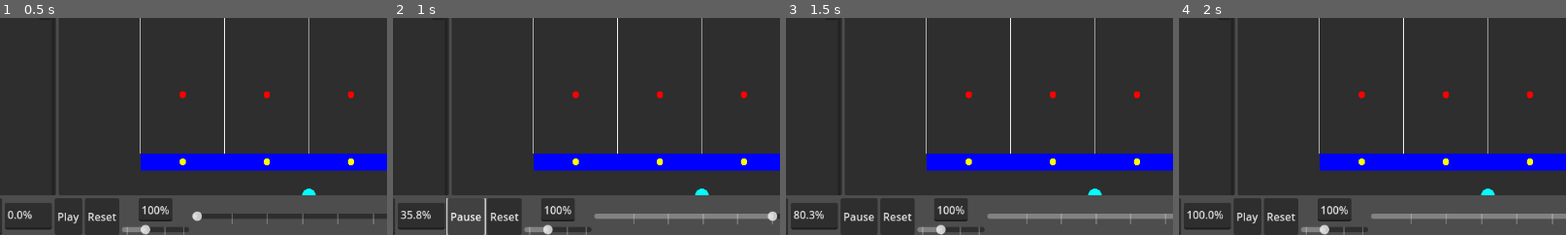
Above: before the commit, frames 1-4 (left to right).
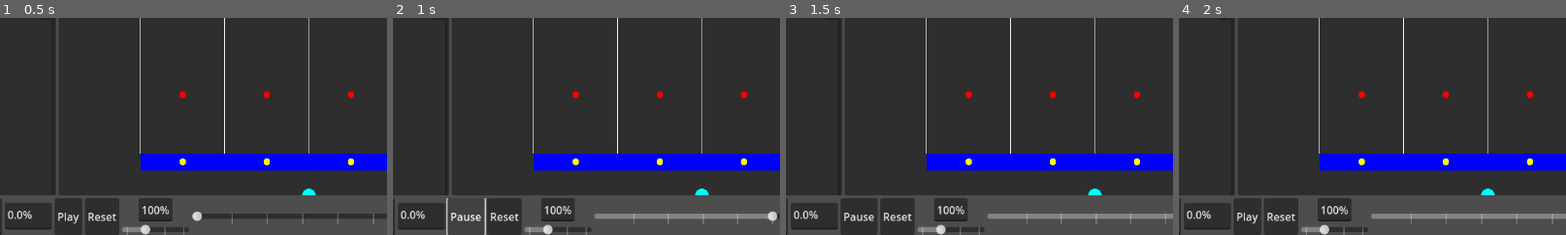
Above: after the commit, the same moments.

Repository: NothermanVEVO/June
Game: Godot game, scene res://Editor/Editor Composer.tscn
Same seed, same stepped clock (60 frames per second), same inputs: the game is played once before the commit and once after it. This scene is started directly instead of the project's main scene. Sound files missing from this copy of the repository are replaced by a short silence.
Inputs:
- Up to frame 1 (0.5 s): no input
- Up to frame 2 (1 s): click "Play" at 0.5 s
- Up to frame 3 (1.5 s): click "File" at 1.25 s
- Up to frame 4 (2 s): no input
The pictures show only the part of the screen within x 10-60%, y 50-100%; the shares and areas given below are measured in that part.

Frame 1 is identical in both runs. In frame 2, 0.2% of the frame differs, in the area x 2-10%, y 88-93%; in frame 3, 0.2%; in frame 4, 0.3%, in the area x 2-12%, y 88-93%.

Commit message:
2025/08/08 - 001
- Created HoldNoteEditor
- Created NoteInfo, handles both Notes and it's informations
- Solved bug from the TimeText and the TimePercentageText

Diff:
--- a/beat-the-beat/Editor/Game.gd
+++ b/beat-the-beat/Editor/Game.gd
@@ -8,11 +8,11 @@
 @onready var focus_effect : ReferenceRect = $"Focus Effect"
 @onready var soundboard : SoundBoard = $"../../../SoundBoard"
 
-var sample_tap_note : NoteEditor
+var sample_tap_note : Note
 
 var _hit_zone_y : float
 
-var _currently_hold_note : HoldNote
+var _currently_hold_note : HoldNoteEditor
 
 var _is_mouse_inside : bool = false
 
@@ -28,7 +28,7 @@
 
 	resized.connect(_resized)
 
-	sample_tap_note = NoteEditor.new(0, true)
+	sample_tap_note = Note.new(0)
 	add_child(sample_tap_note)
 	sample_tap_note.position = Vector2(-10000000, -10000000)
 	sample_tap_note.modulate = Color(1, 1, 1, 0.5)
@@ -134,7 +134,7 @@
 		#print(NoteHolder.get_local_pos_y(size.y - Note.height / 2, - Note.height / 2, sample_tap_note.get_time(), time_pos, time_pos + NoteHolder.SECS_SIZE_Y))
 
 		if Input.is_action_just_pressed("Add Item"):
-			gear.add_note_at(idx, NoteEditor.new(sample_tap_note.get_time()))
+			gear.add_note_at(idx, NoteEditor.new(sample_tap_note.get_time(), global_position.y))
 	else: # DIDN'T FIND A NOTE HOLD
 		sample_tap_note.visible = false
 
@@ -156,7 +156,7 @@
 		sample_tap_note.set_time(mouse_time_pos_y)
 
 		if Input.is_action_just_pressed("Add Item"):
-			_currently_hold_note = HoldNote.new(mouse_time_pos_y, mouse_time_pos_y)
+			_currently_hold_note = HoldNoteEditor.new(mouse_time_pos_y, mouse_time_pos_y, global_position.y)
 			gear.add_note_at(idx, _currently_hold_note)
 		elif Input.is_action_pressed("Add Item"):
 			_currently_hold_note.set_end_time(mouse_time_pos_y)
--- /dev/null
+++ b/beat-the-beat/Editor/HoldNoteEditor.gd
@@ -0,0 +1,53 @@
+extends HoldNote
+
+class_name HoldNoteEditor
+
+@onready var _note_info_scene : PackedScene = preload("res://Editor/NoteInfo.tscn")
+var _note_info : NoteInfo
+
+var _min_global_pos_y : float
+
+func _init(start_time : float, end_time : float, min_global_pos_y : float) -> void:
+	_start_time = start_time
+	_end_time = end_time
+	_min_global_pos_y = min_global_pos_y
+
+	set_time(_start_time)
+
+	_start_note.texture = START_NOTE_IMG
+	_middle_note.texture = MIDDLE_NOTE_IMG
+	_end_note.texture = END_NOTE_IMG
+
+	add_child(_start_note)
+	_start_note.size = Vector2(NoteHolder.width, height / 2)
+	_start_note.position = Vector2(0, _start_note.size.y)
+
+	var end_pos = NoteHolder.get_local_pos_y_correct(0, Gear.get_max_size_y(), end_time - start_time, 0, NoteHolder.SECS_SIZE_Y)
+	add_child(_end_note)
+	_end_note.size = Vector2(NoteHolder.width, Note.height / 2)
+	_end_note.position = Vector2(0, -end_pos)
+
+	add_child(_middle_note)
+	_middle_note.size = Vector2(NoteHolder.width, abs(_start_note.position.y - (_end_note.position.y + _end_note.size.y)))
+	_middle_note.position = Vector2(0, _start_note.position.y - _middle_note.size.y)
+
+func _ready() -> void:
+	_note_info = _note_info_scene.instantiate()
+	add_child(_note_info)
+	_note_info.visible = false
+	_note_info.set_type(NoteInfo.Type.HOLD)
+
+func _process(delta: float) -> void:
+	var mouse_pos := get_global_mouse_position()
+
+	var rect := Rect2(_end_note.global_position, Vector2(_start_note.size.x, _start_note.size.y + _middle_note.size.y + _end_note.size.y))
+
+	if rect.has_point(mouse_pos) and Input.is_action_just_pressed("Inspect Note"):
+		if mouse_pos.y - _note_info.size.y < _min_global_pos_y:
+			_note_info.global_position = Vector2(mouse_pos.x, mouse_pos.y)
+		else:
+			_note_info.global_position = Vector2(mouse_pos.x, mouse_pos.y - _note_info.size.y)
+		_note_info.visible = true
+	elif _note_info.visible and not _note_info.get_global_rect().has_point(mouse_pos) and (
+			Input.is_action_just_pressed("Add Item") or Input.is_action_just_pressed("Inspect Note")):
+		_note_info.visible = false
--- a/beat-the-beat/Editor/NoteEditor.gd
+++ b/beat-the-beat/Editor/NoteEditor.gd
@@ -2,22 +2,34 @@
 
 class_name NoteEditor
 
-var _text : RichTextLabel = RichTextLabel.new()
+@onready var _note_info_scene : PackedScene = preload("res://Editor/NoteInfo.tscn")
+var _note_info : NoteInfo
 
-func _init(current_time : float, display : bool = false) -> void:
+var _min_global_pos_y : float
+
+func _init(current_time : float, min_global_pos_y : float) -> void:
 	_current_time = current_time
+	_min_global_pos_y = min_global_pos_y
 
 	texture = NORMAL_NOTE_IMG
 	size = Vector2(NoteHolder.width, height)
 	position = Vector2(-size / 2)
 	z_index = 1
-	add_child(_text)
-	_text.custom_minimum_size = size
-	_text.position = Vector2(size.x / 2, -size.y / 2)
-	visible = display
 
-func _physics_process(delta: float) -> void:
-	_text.text = str(_current_time)
+func _ready() -> void:
+	_note_info = _note_info_scene.instantiate()
+	add_child(_note_info)
+	_note_info.visible = false
+	_note_info.set_type(NoteInfo.Type.TAP)
 
-func display_text(display : bool) -> void:
-	visible = display
+func _process(delta: float) -> void:
+	var mouse_pos := get_global_mouse_position()
+	if get_global_rect().has_point(mouse_pos) and Input.is_action_just_pressed("Inspect Note"):
+		if _note_info.global_position.y - _note_info.size.y < _min_global_pos_y:
+			_note_info.position = Vector2(get_local_mouse_position().x, get_local_mouse_position().y)
+		else:
+			_note_info.position = Vector2(get_local_mouse_position().x, get_local_mouse_position().y - _note_info.size.y)
+		_note_info.visible = true
+	elif _note_info.visible and not _note_info.get_global_rect().has_point(mouse_pos) and (
+			Input.is_action_just_pressed("Add Item") or Input.is_action_just_pressed("Inspect Note")):
+		_note_info.visible = false
--- /dev/null
+++ b/beat-the-beat/Editor/NoteInfo.gd
@@ -0,0 +1,36 @@
+extends PanelContainer
+
+class_name NoteInfo
+
+@onready var _start_time := $"InfoVBox/Start Time"
+@onready var _end_time := $"InfoVBox/End Time"
+@onready var _sfx := $InfoVBox/SFX
+@onready var _locked := $InfoVBox/Locked
+@onready var _power := $InfoVBox/Power
+
+enum Type{TAP, HOLD}
+
+func set_type(type : Type) -> void:
+	match type:
+		Type.TAP:
+			_end_time.visible = false
+		Type.HOLD:
+			_end_time.visible = true
+
+func set_start_time(start_time : String) -> void:
+	pass
+
+func set_end_time(end_time : String) -> void:
+	pass
+
+func _on_start_time_text_changed() -> void:
+	pass # Replace with function body.
+
+func _on_end_time_text_changed() -> void:
+	pass # Replace with function body.
+
+func _on_locked_pressed() -> void:
+	pass # Replace with function body.
+
+func _on_power_pressed() -> void:
+	pass # Replace with function body.
--- /dev/null
+++ b/beat-the-beat/Editor/NoteInfo.tscn
@@ -0,0 +1,42 @@
+[gd_scene load_steps=2 format=3 uid="uid://b82iibq8fpgqn"]
+
+[ext_resource type="Script" uid="uid://dvq0k3sxpd7x0" path="res://Editor/NoteInfo.gd" id="1_feaks"]
+
+[node name="Note Info" type="PanelContainer"]
+offset_right = 100.0
+offset_bottom = 109.0
+script = ExtResource("1_feaks")
+
+[node name="InfoVBox" type="VBoxContainer" parent="."]
+layout_mode = 2
+
+[node name="Start Time" type="TextEdit" parent="InfoVBox"]
+custom_minimum_size = Vector2(100, 35)
+layout_mode = 2
+text = "00:00:000"
+placeholder_text = "00:00:000"
+
+[node name="End Time" type="TextEdit" parent="InfoVBox"]
+custom_minimum_size = Vector2(100, 35)
+layout_mode = 2
+text = "00:00:000"
+placeholder_text = "00:00:000"
+
+[node name="SFX" type="TextEdit" parent="InfoVBox"]
+custom_minimum_size = Vector2(0, 35)
+layout_mode = 2
+text = "SFX: TODO"
+editable = false
+
+[node name="Locked" type="CheckBox" parent="InfoVBox"]
+layout_mode = 2
+text = "Locked"
+
+[node name="Power" type="CheckBox" parent="InfoVBox"]
+layout_mode = 2
+text = "Power"
+
+[connection signal="text_changed" from="InfoVBox/Start Time" to="." method="_on_start_time_text_changed"]
+[connection signal="text_changed" from="InfoVBox/End Time" to="." method="_on_end_time_text_changed"]
+[connection signal="pressed" from="InfoVBox/Locked" to="." method="_on_locked_pressed"]
+[connection signal="pressed" from="InfoVBox/Power" to="." method="_on_power_pressed"]
--- a/beat-the-beat/Editor/SoundBoard.gd
+++ b/beat-the-beat/Editor/SoundBoard.gd
@@ -65,7 +65,8 @@
 	last_time_value = time_slider.value
 
 	## TIME POS
-	valid_time_pos.compile("^\\d{2}:\\d{2}:\\d{3,}$")
+	valid_time_pos.compile("^\\d{,2}:\\d{,2}:\\d{,3}$")
+	last_valid_time_pos_text = "00:00:000"
 
 	song.finished.connect(_song_has_finished)
 
@@ -87,7 +88,7 @@
 		#song.seek(_temp_song_time_pos)
 		_adjust_time_pos_text(true)
 	if last_time_value != time_slider.value:
-		time_text.text = str(time_slider.value) + "%"
+		#time_text.text = str(time_slider.value) + "%"
 		#_temp_song_time_pos = song.stream.get_length() * time_slider.value / 100
 		#song.seek(_temp_song_time_pos)
 		last_time_value = time_slider.value
@@ -230,16 +231,17 @@
 			var str = get_float_number.search(text).strings[0]
 			if str.begins_with("."):
 				str = "0" + str
-			var value = str_to_var(str)
+			var value : float = str_to_var(str)
 			if value < time_slider.min_value:
 				time_slider.value = time_slider.min_value
 			elif value > time_slider.max_value:
 				time_slider.value = time_slider.max_value
 			else:
 				time_slider.value = value
+
+		_temp_song_time_pos = song.stream.get_length() * time_slider.value / 100
 		last_time_value = time_slider.value
 		last_pseudo_valid_time_text = time_text.text
-		return
 
 func _on_time_percentage_focus_exited() -> void:
 	adjust_time()
@@ -315,7 +317,10 @@
 func _on_time_text_changed(force_change : bool = false) -> void:
 	if "\n" in time_pos_text.text or force_change:
 		time_pos_text.text = time_pos_text.text.replace("\n", "")
-		valid_time_pos.search(time_pos_text.text)
+		time_pos_text.release_focus()
+
+	var result := valid_time_pos.search(time_pos_text.text)
+	if result:
 		var values := time_pos_text.text.split(":")
 		var minutes : int = str_to_var(values[0])
 		var seconds : int = str_to_var(values[1])
@@ -323,7 +328,15 @@
 		var absolute_seconds : float = minutes * 60 + seconds + miliseconds
 		_temp_song_time_pos = absolute_seconds
 		song.set_time(_temp_song_time_pos)
-		time_pos_text.release_focus()
+
+		last_valid_time_pos_text = time_pos_text.text
+		time_text.text = "%.1f" % (song.get_time() * 100 / song.stream.get_length()) + "%"
+	else:
+		_adjust_time_pos_text()
+		var idx = time_pos_text.get_caret_column()
+		idx = idx - (time_pos_text.text.length() - last_valid_time_pos_text.length())
+		time_pos_text.text = last_valid_time_pos_text
+		time_pos_text.set_caret_column(idx)
 
 func _on_time_focus_entered() -> void:
 	if $Play.text == "Pause":
--- a/beat-the-beat/Gear/Note Holder/Notes/HoldNote.gd
+++ b/beat-the-beat/Gear/Note Holder/Notes/HoldNote.gd
@@ -25,9 +25,6 @@
 	_start_note.texture = START_NOTE_IMG
 	_middle_note.texture = MIDDLE_NOTE_IMG
 	_end_note.texture = END_NOTE_IMG
-
-	#NoteHolder.width = 150
-	#Gear._max_size_y = 500
 
 	add_child(_start_note)
 	_start_note.size = Vector2(NoteHolder.width, height / 2)
--- a/beat-the-beat/project.godot
+++ b/beat-the-beat/project.godot
@@ -111,6 +111,11 @@
 "events": [Object(InputEventMouseButton,"resource_local_to_scene":false,"resource_name":"","device":-1,"window_id":0,"a …(253 unchanged characters)…
 ]
 }
+"Inspect Note"={
+"deadzone": 0.2,
+"events": [Object(InputEventMouseButton,"resource_local_to_scene":false,"resource_name":"","device":-1,"window_id":0,"alt_pressed":false,"shift_pressed":false,"ctrl_pressed":false,"meta_pressed":false,"button_mask":0,"position":Vector2(0, 0),"global_position":Vector2(0, 0),"factor":1.0,"button_index":2,"canceled":false,"pressed":false,"double_click":false,"script":null)
+]
+}
 
 [rendering]
 
Not shown, added: beat-the-beat/Editor/HoldNoteEditor.gd.uid
Not shown, added: beat-the-beat/Editor/NoteInfo.gd.uid
Not shown, added: beat-the-beat/Editor/Editor Composer.tscn26471485859.tmp
